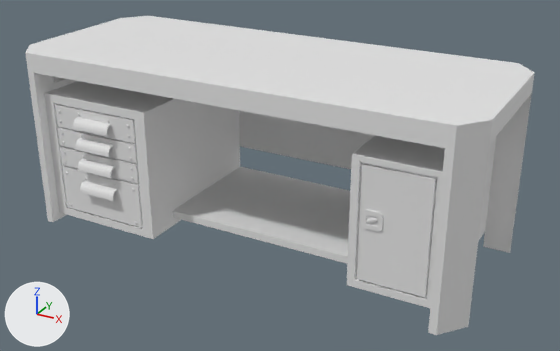
An edit to the Blender file fabric/WorkBench.blend, drawn before and after from the same camera.
Rendered twice from a camera (50 mm lens) standing at (3.71, -6.48, 4.16) and looking at (0.28, -0.23, 1.03). Lighting does not change. The marker at lower left points along +X, +Y and +Z.

Before the edit, the objects in view are built like this:
```python
me_plane = bpy.data.meshes.new('Plane')
me_plane.from_pydata(...)  # 222 vertices, 238 faces; spans x -0.97..0.97, y -1.0..1.0, z -1.7..0.2
me_plane_001 = bpy.data.meshes.new('Plane.001')
me_plane_001.from_pydata(...)  # 6312 vertices, 6305 faces; spans x -1.0..5.65, y -1.09..1.0, z 0.1..1.86
me_plane_001.polygons.foreach_set('use_smooth', [True] * 6305)
ob_boxes = bpy.data.objects.new('Boxes', me_plane_001)
ob_boxes.location = (-1.501, -0.025, 0.253)
ob_boxes.scale = (0.645, 0.864, 0.781)
ob_table = bpy.data.objects.new('Table', me_plane)
ob_table.location = (0.0, 0.0, 1.951)
ob_table.scale = (2.49, 1.0, 1.0)
```
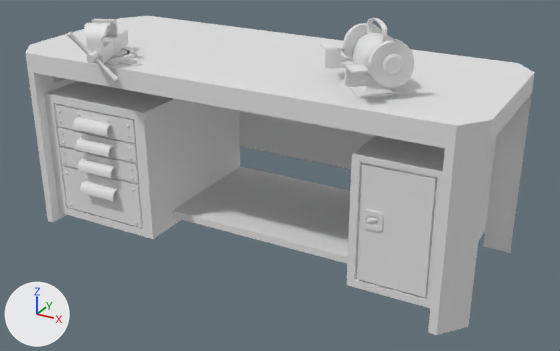
What changed in the scene script:
```text
Add me_cube_002:
    me_cube_002.from_pydata(...)  # 3858 vertices, 3790 faces, 2 loose edges; spans x -1.95..0.01, y -1.0..1.58, z -1.0..1.49
    me_cube_002.polygons.foreach_set('use_smooth', [True] * 3790)
Add me_cube:
    me_cube.from_pydata(...)  # 1782 vertices, 1668 faces; spans x -5.4..5.19, y -6.49..6.23, z -2.98..3.73
    me_cube.polygons.foreach_set('use_smooth', [True] * 1668)
Add ob_sharpening_machine:
    ob_sharpening_machine = bpy.data.objects.new('sharpening machine', me_cube_002)
    ob_sharpening_machine.location = (1.318, -0.396, 2.387)
    ob_sharpening_machine.rotation_euler = (0.0, 0.0, 2.313)  # degrees (0, 0, 133)
    ob_sharpening_machine.scale = (0.239, 0.239, 0.239)
    _m = ob_sharpening_machine.modifiers.new('Subdivision', 'SUBSURF')
    _m = ob_sharpening_machine.modifiers.new('Mirror', 'MIRROR')
    _m.merge_threshold = 0.13
Add ob_vise:
    ob_vise = bpy.data.objects.new('Vise', me_cube)
    ob_vise.location = (-1.305, -0.821, 2.277)
    ob_vise.rotation_euler = (0.0, 0.0, 0.374)  # degrees (0, 0, 21)
    ob_vise.scale = (0.0725, 0.0725, 0.0725)
```

Boxes (x1, y1, x2, y2) around the edits, measured in the pictures (560 x 351 px):
'sharpening machine', added
    after: (320, 18, 414, 98)
'Vise', added
    after: (67, 19, 143, 82)
